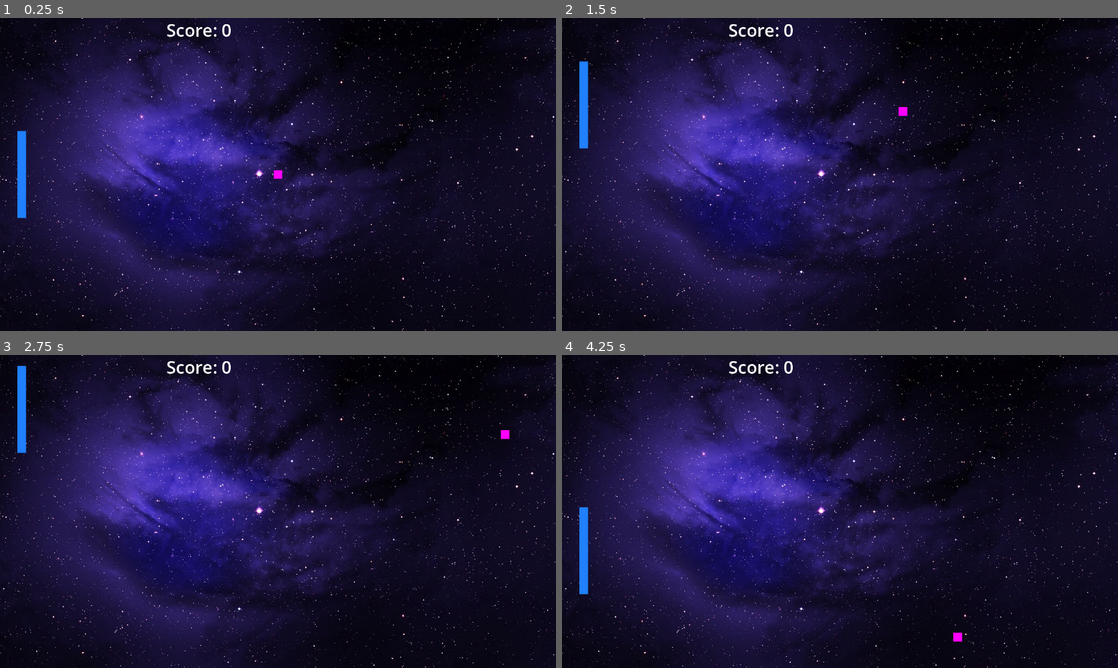
Above: before the commit, frames 1-4 (two rows, left to right).
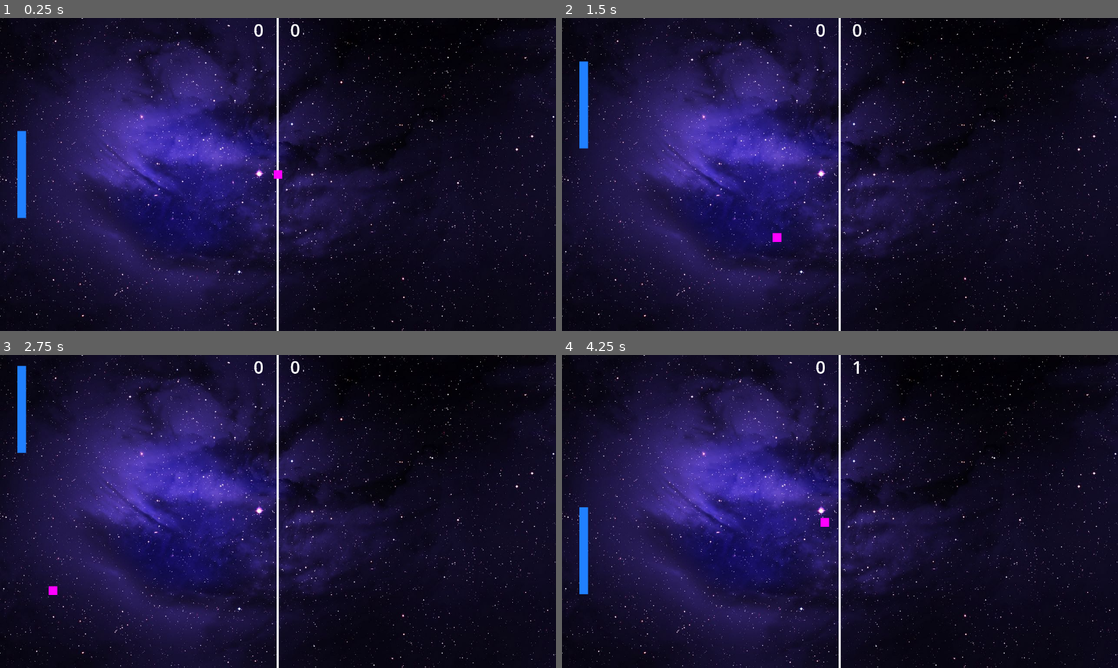
Above: after the commit, the same moments.

Repository: petekanev/godot-pong-2d
Game: Godot game, scene res://scenes/main.tscn
The game is run twice, just before and just after one commit, with the same random seed, the same clock (stepped at 60 frames per second) and the same inputs.
Inputs:
- Up to frame 1 (0.25 s): no input
- Up to frame 2 (1.5 s): tap Enter at 0.5 s; hold W 0.53-1.28 s; hold S from 1.28 s (still down)
- Up to frame 3 (2.75 s): release S at 2.03 s; hold W from 2.03 s (still down)
- Up to frame 4 (4.25 s): tap Space at 3.5 s; release W at 3.53 s; hold S from 3.53 s (still down)

The runs differ from the first frame. In frame 1, 0.7% of the frame differs, in the area x 30-54%, y 0-100%; in frame 2, 0.8%, in the area x 30-63%, y 0-100%; in frame 3, 0.8%; in frame 4, 0.8%.

Commit message:
chore: clean up print statements

Diff:
--- a/scenes/Ball.gd
+++ b/scenes/Ball.gd
@@ -11,7 +11,7 @@
 	win_size = get_viewport_rect().size
 	current_speed = SPEED
 
-func new_ball():
+func reset_ball():
 	direction.x = [-1, 1].pick_random()
 	direction.y = [-1, 1].pick_random()
 	position.x = win_size.x / 2
@@ -19,6 +19,12 @@
 
 	# reset the ball speed
 	current_speed = SPEED
+
+func show_ball():
+	visible = true
+
+func hide_ball():
+	visible = false
 
 func _physics_process(delta):
 	# Get the input direction and handle the movement/deceleration.
@@ -33,9 +39,6 @@
 		direction = direction.bounce(collission.get_normal())
 		current_speed += ACCELERATION
 
-	if collider:
-		print(collider)
-
 	var speed = min(current_speed, MAX_SPEED)
 
 	# no direction on ball spawn
@@ -43,6 +46,3 @@
 		velocity = direction * speed
 	else:
 		velocity = velocity.move_toward(Vector2.ZERO, speed)
-
-
-	print(velocity)
--- a/scenes/Player.gd
+++ b/scenes/Player.gd
@@ -7,7 +7,6 @@
 func _ready():
 	win_height = get_viewport_rect().size.y
 	player_height = $ColorRect.get_size().y
-	#print(win_height, player_height)
 
 
 # Called every frame. 'delta' is the elapsed time since the previous frame.
--- a/scenes/main.gd
+++ b/scenes/main.gd
@@ -1,7 +1,8 @@
 extends Sprite2D
 
-var score := 0 # player score
 const PADDLE_SPEED: int = 500
+var player_score: int = 0
+var enemy_score: int = 0
 
 # Called when the node enters the scene tree for the first time.
 func _ready():
@@ -14,11 +15,25 @@
 
 
 func _on_ball_timer_timeout():
-	$Ball.new_ball()
+	$Ball.show_ball()
+
+	$Ball.reset_ball()
+
+
+func reset_ball():
+	$Ball.hide_ball()
+	$GameTimer.start()
 
 
 func _on_score_left_body_entered(body):
-	$HUD/ScoreLabel.text = str(int($HUD/ScoreLabel.text) - 1)
+	enemy_score += 1
 
-	if $BallTimer.is_stopped:
-		$BallTimer.start()
+	$HUD/EnemyScoreLabel.text = str(enemy_score)
+	reset_ball()
+
+
+func _on_score_right_body_entered(body):
+	player_score += 1
+
+	$HUD/ScoreLabel.text = str(player_score)
+	reset_ball()
--- a/scenes/main.tscn
+++ b/scenes/main.tscn
@@ -13,9 +13,6 @@
 [sub_resource type="RectangleShape2D" id="RectangleShape2D_5cqq3"]
 size = Vector2(1280, 45.0156)
 
-[sub_resource type="RectangleShape2D" id="RectangleShape2D_2wi8e"]
-size = Vector2(56, 720)
-
 [sub_resource type="RectangleShape2D" id="RectangleShape2D_3tg5a"]
 size = Vector2(64, 720)
 
@@ -26,15 +23,14 @@
 script = ExtResource("2_nrc8p")
 
 [node name="MiddleBar" type="ColorRect" parent="."]
-visible = false
 anchors_preset = 8
 anchor_left = 0.5
 anchor_top = 0.5
 anchor_right = 0.5
 anchor_bottom = 0.5
-offset_left = -10.0
+offset_left = -3.0
 offset_top = -360.0
-offset_right = 10.0
+offset_right = 2.0
 offset_bottom = 360.0
 grow_horizontal = 2
 grow_vertical = 2
@@ -92,10 +88,6 @@
 position = Vector2(640, -22.5078)
 shape = SubResource("RectangleShape2D_5cqq3")
 
-[node name="Right" type="CollisionShape2D" parent="Borders"]
-position = Vector2(1308, 360)
-shape = SubResource("RectangleShape2D_2wi8e")
-
 [node name="ScoreLeft" type="Area2D" parent="."]
 
 [node name="CollisionShape2D" type="CollisionShape2D" parent="ScoreLeft"]
@@ -103,25 +95,39 @@
 shape = SubResource("RectangleShape2D_3tg5a")
 debug_color = Color(0.980392, 0, 0, 0.419608)
 
+[node name="ScoreRight" type="Area2D" parent="."]
+
+[node name="CollisionShape2D" type="CollisionShape2D" parent="ScoreRight"]
+position = Vector2(1312, 360)
+shape = SubResource("RectangleShape2D_3tg5a")
+debug_color = Color(0.980392, 0, 0, 0.419608)
+
 [node name="HUD" type="CanvasLayer" parent="."]
 
-[node name="ScoreLabel" type="Label" parent="HUD"]
-offset_left = 510.0
-offset_right = 637.0
+[node name="EnemyScoreLabel" type="Label" parent="HUD"]
+offset_left = 650.0
+offset_right = 709.0
 offset_bottom = 55.0
+theme_type_variation = &"HeaderMedium"
 theme_override_font_sizes/font_size = 40
 text = "0"
+horizontal_alignment = 1
+vertical_alignment = 1
 
-[node name="ScoreText" type="Label" parent="HUD"]
-offset_left = 383.0
-offset_right = 510.0
+[node name="ScoreLabel" type="Label" parent="HUD"]
+offset_left = 566.0
+offset_right = 625.0
 offset_bottom = 55.0
+theme_type_variation = &"HeaderMedium"
 theme_override_font_sizes/font_size = 40
-text = "Score: "
+text = "0"
+horizontal_alignment = 1
+vertical_alignment = 1
 
-[node name="BallTimer" type="Timer" parent="."]
+[node name="GameTimer" type="Timer" parent="."]
 one_shot = true
 autostart = true
 
 [connection signal="body_entered" from="ScoreLeft" to="." method="_on_score_left_body_entered"]
-[connection signal="timeout" from="BallTimer" to="." method="_on_ball_timer_timeout"]
+[connection signal="body_entered" from="ScoreRight" to="." method="_on_score_right_body_entered"]
+[connection signal="timeout" from="GameTimer" to="." method="_on_ball_timer_timeout"]
Not shown: 1 places in scenes/main.tscn that only renumber resources
